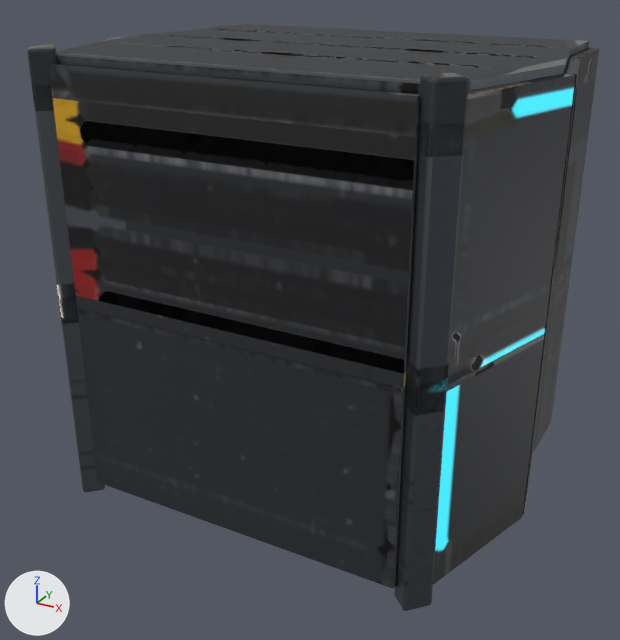
A saved change to the glTF model assets/models/cockpit_titan/cockpit_titan.gltf.
Rendered twice from a camera (50 mm lens) standing at (1.71, -3.22, 2.26) and looking at (0.0, -0.12, 0.71). The axes (+X, +Y, +Z) are drawn at lower left. The lights are the same throughout. The older version comes first. Where no turn or scale is listed for an object, it has been applied to the vertices. Vertices at exactly the same position are counted once.

In view in the first picture: 'INNER_lower_1_cabin', 'INNER_upper_2_cabin', 'pod_cabin'.
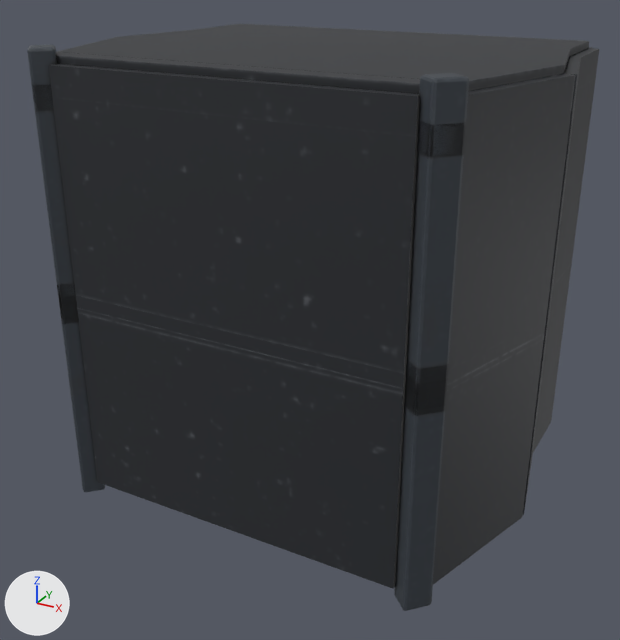
Where the change shows, as pixel boxes (x1, y1, x2, y2) in the pictures (620 x 640 px):
part 1 of me_inner_upper_2_cabin, surface changed: (51, 52, 420, 389) in both
part 2 of me_pod_cabin, surface changed: (27, 29, 592, 589) in both

The change, as a list of edits to the scene's bpy script:
```text
Change me_inner_upper_2_cabin:
    used by ob_inner_upper_2_cabin; location = (0.0, -0.65, 0.86)
    remove me_inner_upper_2_cabin.from_pydata(...)  # 544 vertices, 1046 faces; spans x -0.82..0.82, y -0.14..0.14, z 0.0..1.01
    add me_inner_upper_2_cabin.from_pydata(...)  # 4756 vertices, 9182 faces; spans x -0.82..0.82, y -0.14..0.22, z 0.0..1.01
    me_inner_upper_2_cabin part 1: 722 kept faces spanning x -0.82..0.82, y -0.14..-0.01, z 0.0..1.01 get new texture (UV) coordinates
    edits to the shape of me_inner_upper_2_cabin do not show in these pictures
Change me_pod_cabin:
    where me_pod_cabin.from_pydata(...)  # 7353 vertices, 14298 faces; spans x -1.04..1.04, y -0.82..0.79, z -0.06..1.9
    used by ob_pod_cabin; location = (0.0, 0.0, 0.0)
    me_pod_cabin part 2: texture (UV) coordinates of 14298 of 14298 faces, centred in x -1.03..1.03, y -0.82..0.79, z -0.06..1.9, changed; they spanned u 0.0..1.0, v 0.0..1.0 and now span u 0.0..1.0, v 0.0..0.99
```
